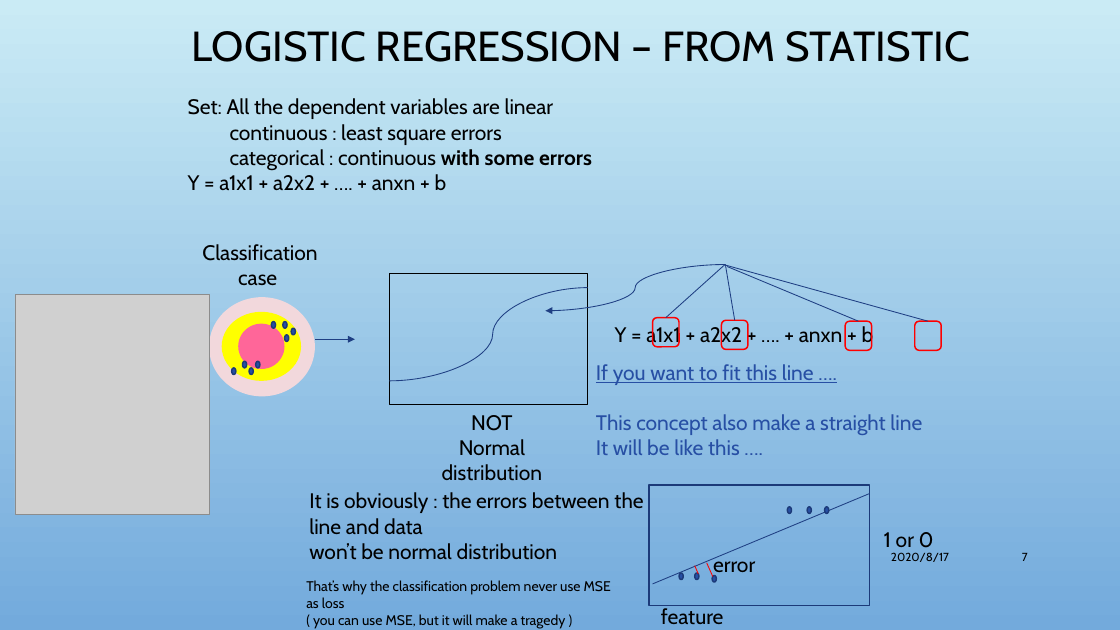
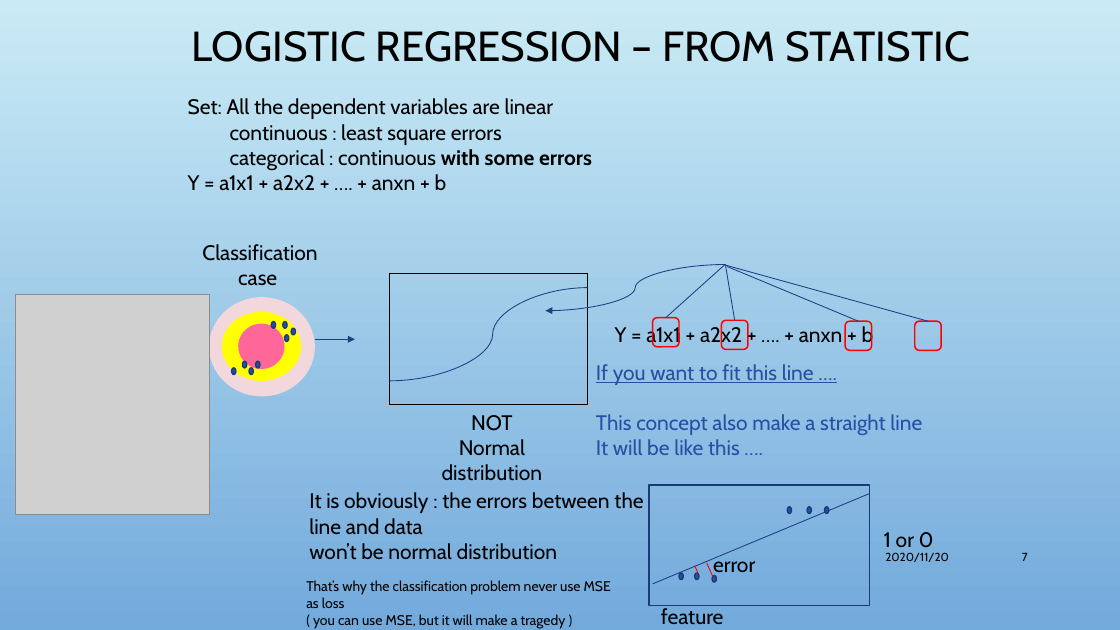
Before and after one commit to markliou/slides_sharing, a slide deck: slide 7 of tutorials/Tensorflow-TBO/TutorialLibsvm.pptx. Drawn at 1120x630 pixels with LibreOffice and Linux fonts; fonts in the diff are those of the drawing; grey boxes stand for pictures; background and template pictures are left out. Boxes give left, top, right and bottom in pixels: in the first picture for what was removed or moved away, otherwise in the second. Text is boxed around its words. In the diff, an @@ line names an element or a change of style, - is before the commit and + after.

```diff
--- a/tutorials/Tensorflow-TBO/TutorialLibsvm.pptx
+++ b/tutorials/Tensorflow-TBO/TutorialLibsvm.pptx
@@ text at (885,552,949,562): text changed @@
-2020/8/17
+2020/11/20
```
Also in this commit, not shown: 4 other slides changed.
